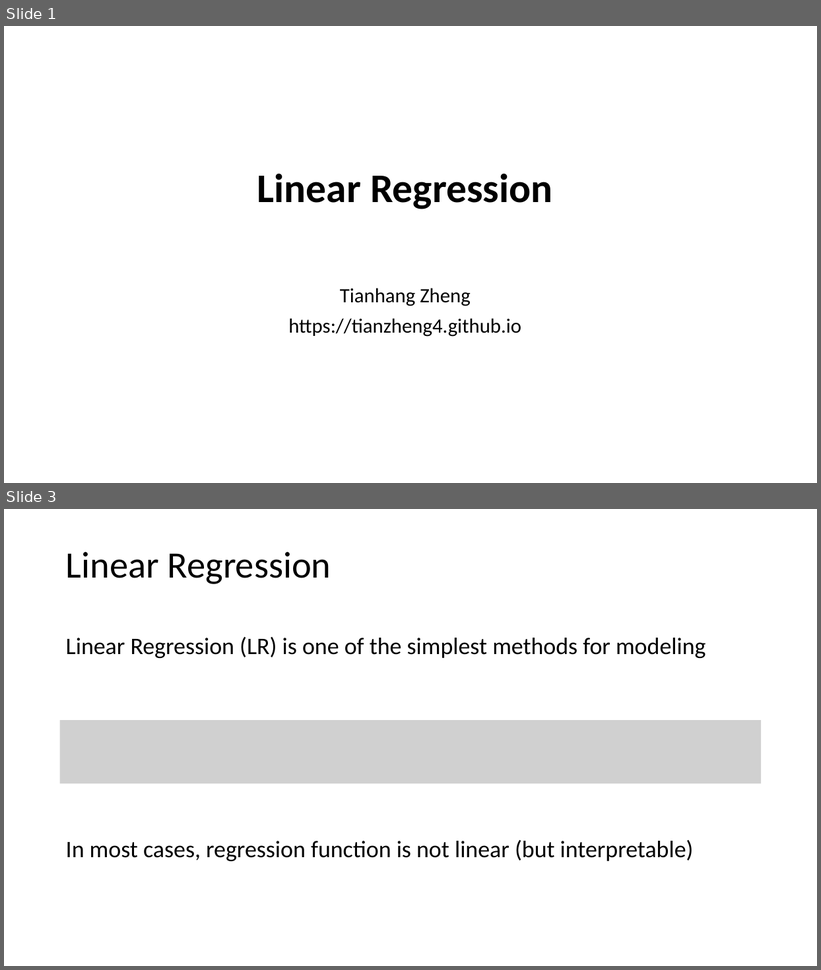
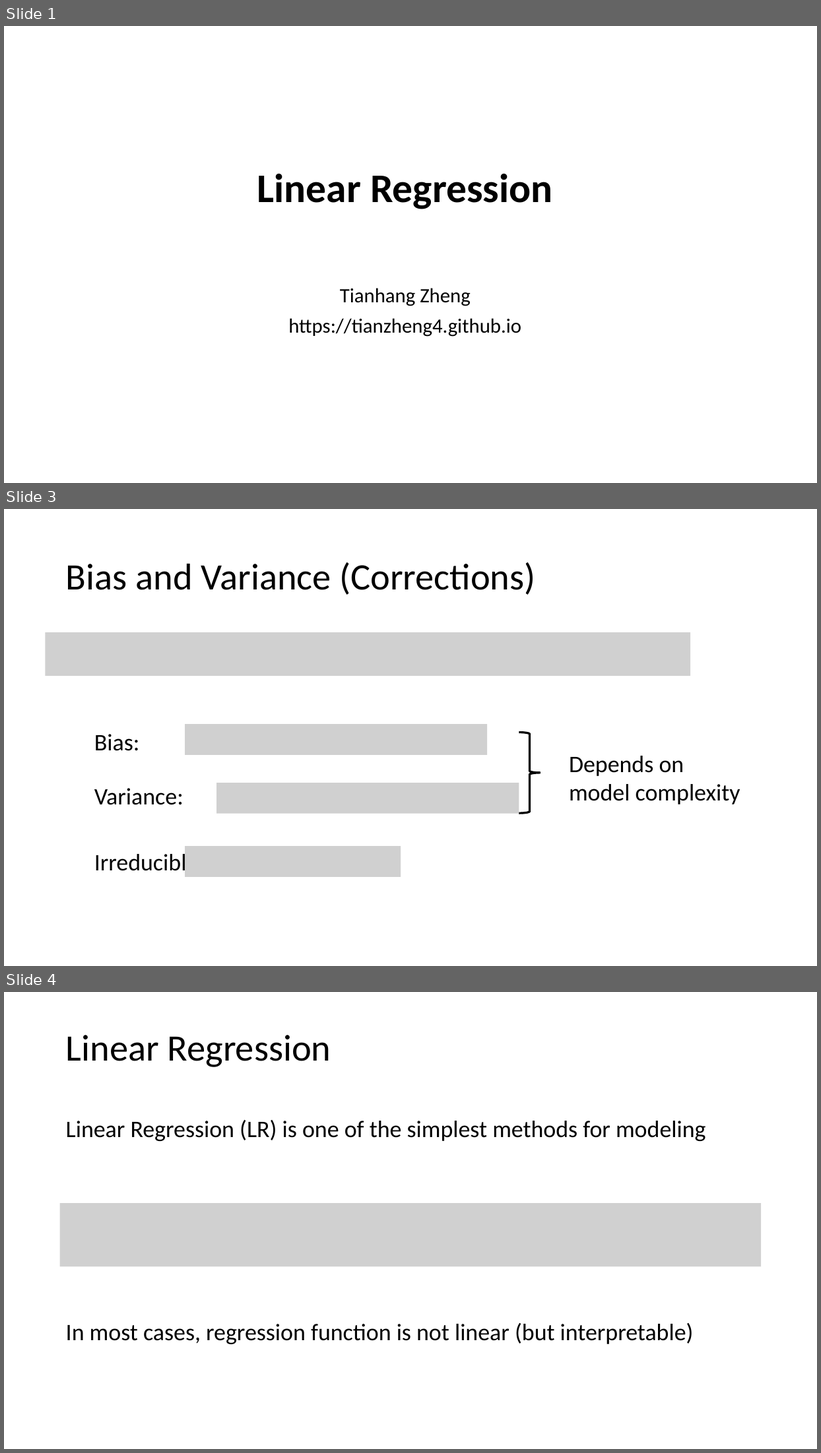
Before and after one commit to tianzheng4/tianzheng4.github.io, a slide deck: _umkc-teaching/slides/Lecture3.pptx. Shown one above the other, each under a label of ours: slides 1 and 3 before the commit, slides 1, 3 and 4 after it; the slides between them are not shown. The pictures are 821x970 and 821x1453 pixels, drawn with LibreOffice and Linux fonts; fonts in the diff are those of the drawing; grey boxes stand for pictures. Boxes give left, top, right and bottom in pixels: in the first picture for what was removed or moved away, otherwise in the second. Text is boxed around its words. In the diff, an @@ line names an element or a change of style, - is before the commit and + after.

```diff
--- a/_umkc-teaching/slides/Lecture3.pptx
+++ b/_umkc-teaching/slides/Lecture3.pptx
@@ slide 3 added at (x1=4, y1=509, x2=817, y2=966), background #FFFFFF @@
@@ title added at (x1=66, y1=562, x2=535, y2=595), 44 pt, text #000000 @@
+Bias and Variance (Corrections)
@@ picture added at (x1=46, y1=633, x2=691, y2=676) @@
@@ picture added at (x1=185, y1=724, x2=488, y2=755) @@
@@ text added at (x1=94, y1=734, x2=140, y2=751), 28 pt, text #000000 @@
+Bias:
@@ left brace added at (x1=519, y1=732, x2=541, y2=813), outline #000000 2.5 pt @@
@@ text added at (x1=569, y1=756, x2=741, y2=805), 28 pt, text #000000 @@
+Depends on
+model complexity
@@ picture added at (x1=217, y1=783, x2=519, y2=813) @@
@@ text added at (x1=94, y1=788, x2=184, y2=805), 28 pt, text #000000 @@
+Variance:
@@ text added at (x1=94, y1=848, x2=258, y2=877), 28 pt, text #000000 @@
+Irreducible error:
@@ picture added at (x1=185, y1=846, x2=401, y2=877) @@
@@ what was slide 3 is now slide 4 @@
```
Also in this commit, not shown: 1 slide changed, 6 other slides added, 2 other files.
